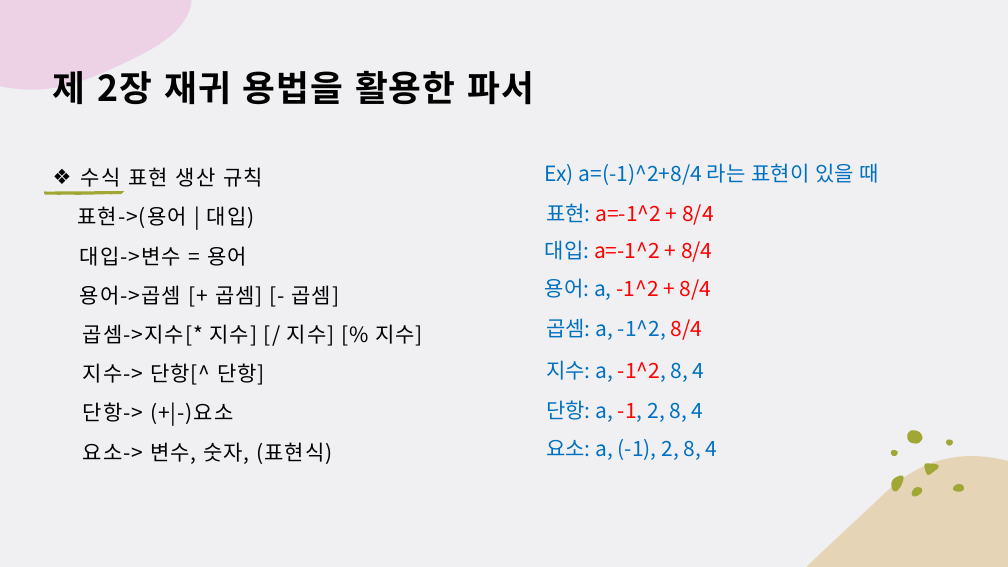
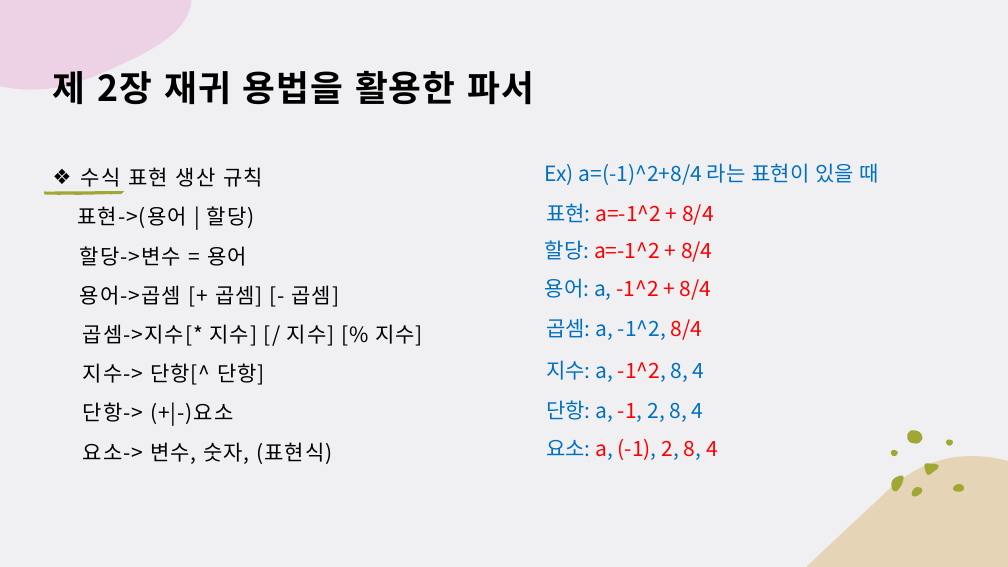
Before and after one commit to chaewon12/art-of-Java, a slide deck: slide 3 of Chapter02/CH02(21.12.27).pptx (slide 2 before the commit). Drawn at 1008x567 pixels with LibreOffice and Linux fonts; fonts in the diff are those of the drawing. Boxes give left, top, right and bottom in pixels: in the first picture for what was removed or moved away, otherwise in the second. Text is boxed around its words. In the diff, an @@ line names an element or a change of style, - is before the commit and + after.

Commit message:
Docs: Revise pptx
Correct typos and add file protection options.

```diff
--- a/Chapter02/CH02(21.12.27).pptx
+++ b/Chapter02/CH02(21.12.27).pptx
@@ text at (x1=78, y1=206, x2=255, y2=266): text changed @@
-표현->(용어 | 대입)
-대입->변수 = 용어
+표현->(용어 | 할당)
+할당->변수 = 용어
@@ text at (x1=545, y1=240, x2=713, y2=262): text changed @@
-대입: a=-1^2 + 8/4
+할당: a=-1^2 + 8/4
@@ text "요소: a, (-1), 2, 8, ..." at (x1=546, y1=439, x2=718, y2=460): text colour #0070C0 to #FF0000 in "a, (-1), 2, 8, 4" @@
```
Also in this commit, not shown: 14 other slides changed, 1 slide added, 1 slide removed, 2 other files.
